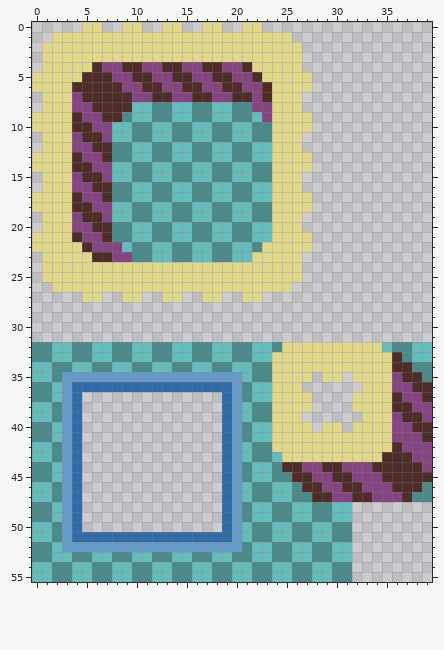
Pixel-art sprite: assets/worlds/ship.png. The picture above was drawn from the file before the commit.
The file is 40x56 pixels.
The result:
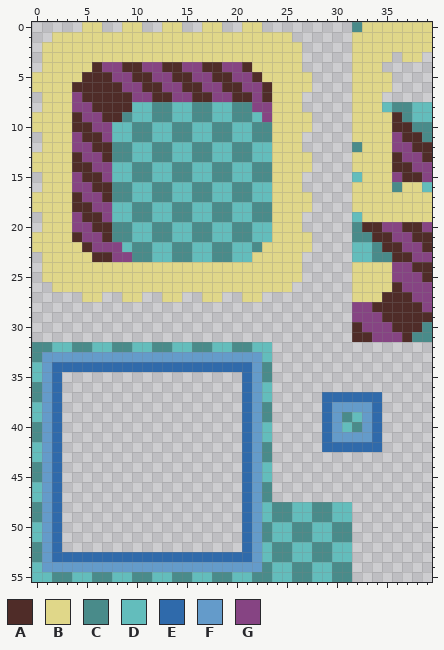
Palette (. is transparent): A #4f2c28  B #e0d789  C #498b8a  D #63bdbc  E #2f6aab  F #649bca  G #864483
Difference:
y 0: x 32..39 ........ -> CBBBBBBB
y 1..2: x 32..39 ........ -> BBBBBBBB
y 3: x 32..35 .... -> BBBB; x 37..38 .. -> BB
y 4: x 32..34 ... -> BBB
y 5..6: x 32..35 .... -> BBBB
y 7: x 32..34 ... -> BBB
y 8: x 32..39 ........ -> BBBDCCDD
y 9: x 32..39 ........ -> BBBBACDD
y 10: x 32..39 ........ -> BBBBAACC
y 11: x 32..39 ........ -> BBBBGAAC
y 12: x 32..39 ........ -> CBBBGGAA
y 13: x 32..39 ........ -> BBBBAGGA
y 14: x 32..39 ........ -> BBBBAAGG
y 15: x 32..39 ........ -> DBBBGAAG
y 16: x 32..39 ........ -> BBBBCBBD
y 17..18: x 32..39 ........ -> BBBBBBBB
y 19: x 32..39 ........ -> DBBBBBBB
y 20: x 32..39 ........ -> CAAGGAAG
y 21: x 32..39 ........ -> CCAAGGAA
y 22: x 32..39 ........ -> DDCAAGGA
y 23: x 32..39 ........ -> DDCCAAGG
y 24: x 32..39 ........ -> BBBBGGAA
y 25: x 32..39 ........ -> BBBBGGGA
y 26: x 32..39 ........ -> BBBBAGGG
y 27: x 32..39 ........ -> BBBAAAGG
y 28: x 32..39 ........ -> GGAAAAAG
y 29: x 32..39 ........ -> GGGAAAAA
y 30: x 32..39 ........ -> AGGGAAAC
y 31: x 32..39 ........ -> AAGGGACC
y 32: x 24..39 CBBBBBBBBBBDCCDD -> ................
y 33: x 1..22 CDDCCDDCCDDCCDDCCDDCCD -> FFFFFFFFFFFFFFFFFFFFFF; x 24..39 BBBBBBBBBBBBACDD -> ................
y 34: x 1..22 DCCDDCCDDCCDDCCDDCCDDC -> FEEEEEEEEEEEEEEEEEEEEF; x 24..39 BBBBBBBBBBBBAACC -> ................
y 35: x 1..22 DCFFFFFFFFFFFFFFFFFFDC -> FE..................EF; x 24..27 BBBB -> ....; x 29..30 BB -> ..; x 32..39 BBBBGAAC -> ........
y 36: x 1..22 CDFEEEEEEEEEEEEEEEEFCD -> FE..................EF; x 24..26 BBB -> ...; x 33..39 BBBGGAA -> .......
y 37: x 1..4 CDFE -> FE..; x 19..22 EFCD -> ..EF; x 24..27 BBBB -> ....; x 29..39 ...BBBBAGGA -> EEEEEE.....
y 38: x 1..4 DCFE -> FE..; x 19..22 EFDC -> ..EF; x 24..27 BBBB -> ....; x 29..39 ...BBBBAAGG -> EFFFFE.....
y 39: x 1..4 DCFE -> FE..; x 19..22 EFDC -> ..EF; x 24..26 BBB -> ...; x 29..39 ....BBBGAAG -> EFCDFE.....
y 40: x 1..4 CDFE -> FE..; x 19..22 EFCD -> ..EF; x 24..27 BBBB -> ....; x 29..39 BB.BBBBGGAA -> EFDCFE.....
y 41: x 1..4 CDFE -> FE..; x 19..22 EFCD -> ..EF; x 24..39 BBBBBBBBBBBBGGGA -> .....EFFFFE.....
y 42: x 1..4 DCFE -> FE..; x 19..22 EFDC -> ..EF; x 24..39 BBBBBBBBBBBBAGGG -> .....EEEEEE.....
y 43: x 1..4 DCFE -> FE..; x 19..22 EFDC -> ..EF; x 24..39 DBBBBBBBBBBAAAGG -> ................
y 44: x 1..4 CDFE -> FE..; x 19..22 EFCD -> ..EF; x 24..39 CAAGGAAGGGAAAAAG -> ................
y 45: x 1..4 CDFE -> FE..; x 19..22 EFCD -> ..EF; x 24..39 CCAAGGAAGGGAAAAA -> ................
y 46: x 1..4 DCFE -> FE..; x 19..22 EFDC -> ..EF; x 24..39 DDCAAGGAAGGGAAAC -> ................
y 47: x 1..4 DCFE -> FE..; x 19..22 EFDC -> ..EF; x 24..39 DDCCAAGGAAGGGACC -> ................
y 48..49: x 1..4 CDFE -> FE..; x 19..22 EFCD -> ..EF
y 50: x 1..4 DCFE -> FE..; x 19..22 EFDC -> ..EF
y 51: x 1..22 DCFEEEEEEEEEEEEEEEEFDC -> FE..................EF
y 52: x 1..22 CDFFFFFFFFFFFFFFFFFFCD -> FE..................EF
y 53: x 1..22 CDDCCDDCCDDCCDDCCDDCCD -> FEEEEEEEEEEEEEEEEEEEEF
y 54: x 1..22 DCCDDCCDDCCDDCCDDCCDDC -> FFFFFFFFFFFFFFFFFFFFFF
